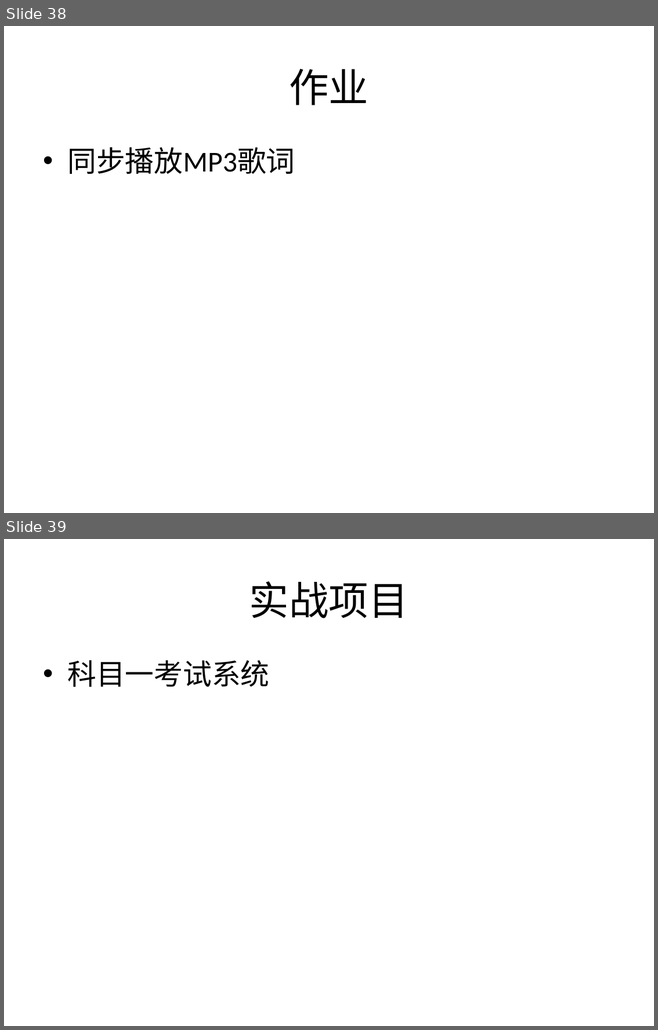
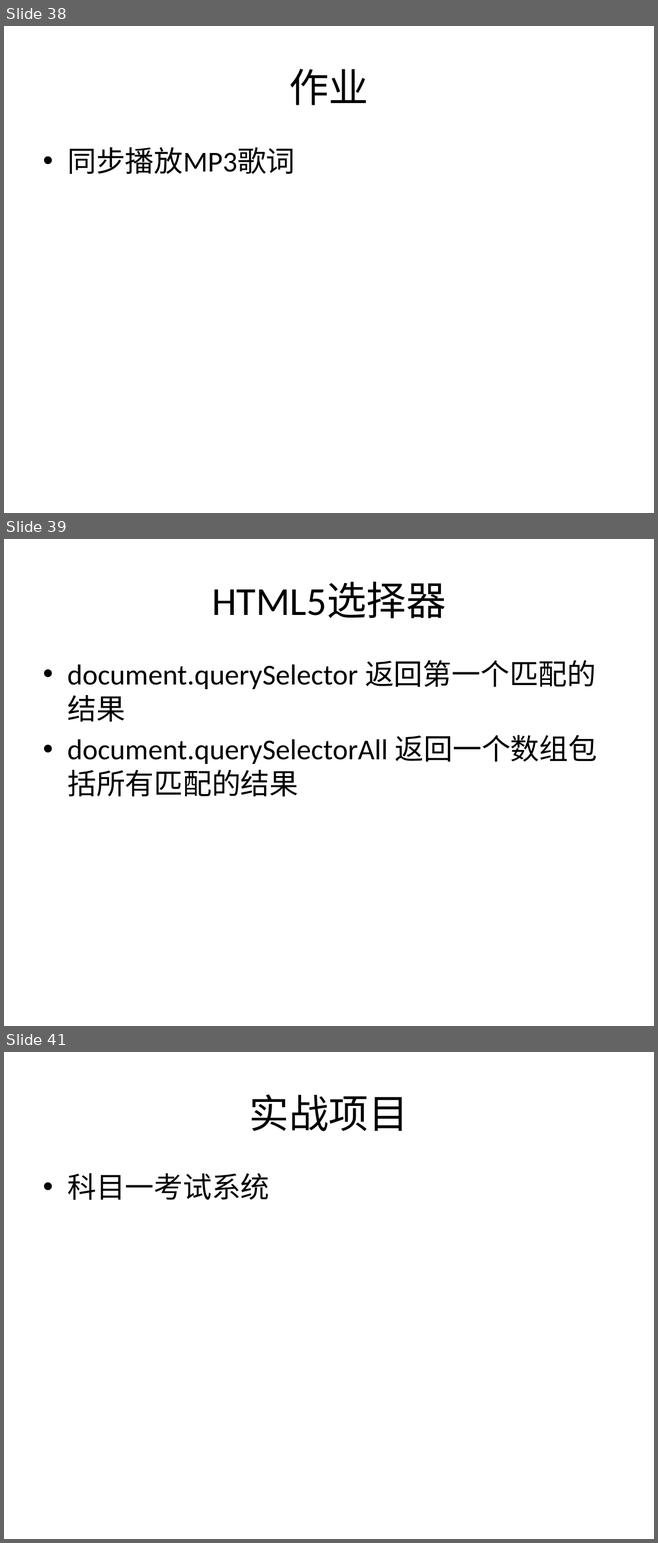
Before and after one commit to plter/HTML5Course20160612, a slide deck: Web前端教学记录.pptx. Shown one above the other, each under a label of ours: slides 38 and 39 before the commit, slides 38, 39 and 41 after it; the slides between them are not shown. The pictures are 658x1030 and 658x1543 pixels, drawn with LibreOffice and Linux fonts; fonts in the diff are those of the drawing. Boxes give left, top, right and bottom in pixels: in the first picture for what was removed or moved away, otherwise in the second. Text is boxed around its words. In the diff, an @@ line names an element or a change of style, - is before the commit and + after.

```diff
--- a/Web前端教学记录.pptx
+++ b/Web前端教学记录.pptx
@@ slide 39 added at [4, 539, 654, 1026], background #FFFFFF @@
@@ title added at [212, 582, 445, 618], 44 pt, text #000000 @@
+HTML5选择器
@@ text added at [67, 660, 597, 797], 32 pt, text #000000 @@
+• document.querySelector 返回第一个匹配的结果
+• document.querySelectorAll 返回一个数组包括所有匹配的结果
@@ what was slide 39 is now slide 41 @@
```
Also in this commit, not shown: 1 other slide added, 4 other files.
